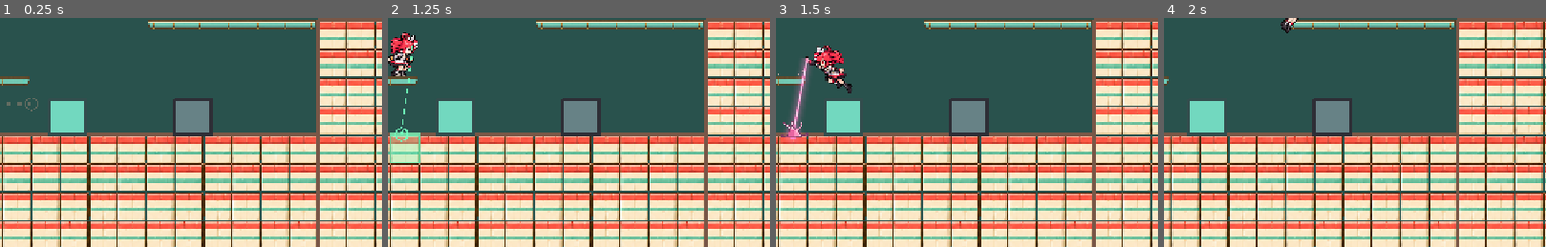
Above: before the commit, frames 1-4 (left to right).
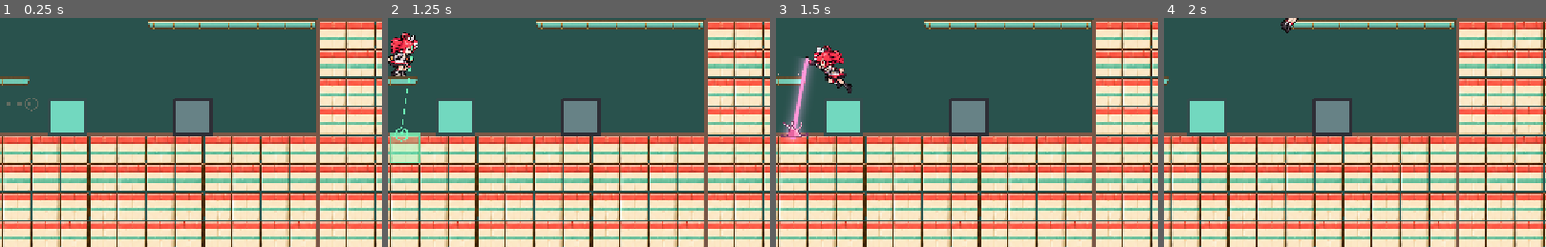
Above: after the commit, the same moments.

Repository: syun77/gd_bungee_gum
Game: Godot game, scene res://scenes/game.tscn
Two runs of this game, one before a commit and one after it. Both use one fixed random seed, a clock stepped at 60 frames per second and the inputs below.
Inputs (mouse positions are % of the whole screen's width and height, from its top left):
- Up to frame 1 (0.25 s): no input
- Up to frame 2 (1.25 s): tap X (gum_action) at 0.5 s; move the mouse to (72, 45) at 0.52 s; hold D (move_right) from 0.53 s (still down); hold Down (aim_down) from 0.53 s (still down); click (72, 45) at 0.67 s; tap Z (jump) at 0.77 s
- Up to frame 3 (1.5 s): keep holding D (move_right); tap X (gum_action) at 1.25 s; move the mouse to (30, 55) at 1.27 s; release Down (aim_down) at 1.28 s; tap Left (aim_left) at 1.35 s
- Up to frame 4 (2 s): keep holding D (move_right); tap Z (jump) at 1.52 s
The pictures show only the part of the screen within x 33-83%, y 50-100%; the shares and areas given below are measured in that part.

Frames 1-2 are identical in both runs. In frame 3, 0.7% of the frame differs, in the area x 2-10%, y 17-55%; in frame 4, nothing differs.

Commit message:
バンジーガムの見た目を調整

Diff:
--- a/gd-bungee-gum/resources/game_settings.tres
+++ b/gd-bungee-gum/resources/game_settings.tres
@@ -5,7 +5,6 @@
 [resource]
 resource_name = "Game Settings"
 script = ExtResource("1")
-minimum_length = 4.0
-attachment_range = 160.0
-pinning_diagnostics = false
-gum_diagnostics = false
+gum_glow_radius = 18.0
+gum_glow_opacity = 0.18
+gum_core_brightness = 0.12
--- a/gd-bungee-gum/scripts/game_settings.gd
+++ b/gd-bungee-gum/scripts/game_settings.gd
@@ -35,9 +35,9 @@
 @export_range(0.0, 200.0) var stiffness := 35.0
 @export_range(0.0, 100.0) var damping := 9.0
 @export_range(1.0, 1000.0) var contraction_speed := 180.0
-@export_range(1.0, 900.0) var minimum_length := 36.0
+@export_range(1.0, 900.0) var minimum_length := 4.0
 ## Maximum straight-line firing distance (px), independent of connected path length.
-@export_range(1.0, 3000.0) var attachment_range := 240.0
+@export_range(1.0, 3000.0) var attachment_range := 160.0
 ## Maximum connected path length, including wrapping (px).
 @export_range(1.0, 3000.0) var maximum_length := 400.0
 @export_range(1.0, 10000.0) var maximum_tension := 2800.0
@@ -73,17 +73,17 @@
 @export_group("Gum Appearance")
 ## Relaxed manual-length mode, independent of tension.
 @export var gum_loosen_color := Color("#B8A6AD")
-@export var gum_slack_color := Color(1.0, 0.52, 0.8, 1.0)
-@export var gum_taut_color := Color(1.0, 0.2, 0.28, 1.0)
-@export_range(1.0, 10.0) var gum_line_width := 2.0
+@export var gum_slack_color := Color("#FF8DD6")
+@export var gum_taut_color := Color("#FF62BD")
+@export_range(1.0, 10.0) var gum_line_width := 4.0
 ## Additional width at maximum tension (px).
 @export_range(0.0, 10.0) var gum_tension_width := 4.0
 
-## Soft halo radius beyond the gum edge (px); zero disables the halo.
-@export_range(0.0, 24.0) var gum_glow_radius := 8.0
-@export_range(0.0, 1.0) var gum_glow_opacity := 0.12
+## Additive bloom halo radius beyond the gum edge (px); zero disables the halo.
+@export_range(0.0, 24.0) var gum_glow_radius := 18.0
+@export_range(0.0, 1.0) var gum_glow_opacity := 0.18
 ## White mixed into the narrow luminous core; zero keeps the base color.
-@export_range(0.0, 1.0) var gum_core_brightness := 0.65
+@export_range(0.0, 1.0) var gum_core_brightness := 0.12
 
 @export_group("Camera Zoom")
 ## Camera2D scale: larger values show a closer view.
@@ -101,9 +101,9 @@
 
 @export_group("Diagnostics")
 ## Log rigid contacts or stalled penetration, movement, nearby bodies and gum force.
-@export var pinning_diagnostics := true
+@export var pinning_diagnostics := false
 ## Log gum releases with endpoint physics, obstruction details and eight preceding steps.
-@export var gum_diagnostics := true
+@export var gum_diagnostics := false
 ## Log contact kick-off requests, rejection reasons and rearming.
 @export var jump_diagnostics := true
 ## Log unexpected vertical control velocity and subsequent floor transitions.
--- a/gd-bungee-gum/scripts/gum_connection.gd
+++ b/gd-bungee-gum/scripts/gum_connection.gd
@@ -35,6 +35,35 @@
 var mode := Mode.NONE
 var diagnostic_history: Array[Dictionary] = []
 var diagnostic_obstruction: Dictionary = {}
+var glow_canvas: Node2D
+
+func _ready() -> void:
+	glow_canvas = Node2D.new()
+	glow_canvas.name = "GumBloom"
+	glow_canvas.show_behind_parent = true
+	var additive := CanvasItemMaterial.new()
+	additive.blend_mode = CanvasItemMaterial.BLEND_MODE_ADD
+	glow_canvas.material = additive
+	glow_canvas.draw.connect(_draw_glow)
+	add_child(glow_canvas)
+
+func _draw_glow() -> void:
+	if not is_instance_valid(player) or state == State.READY:
+		return
+	if settings.gum_glow_radius <= 0.0 or settings.gum_glow_opacity <= 0.0:
+		return
+	var ratio := tension / settings.maximum_tension
+	var color := _gum_color(ratio)
+	var points := _display_points()
+	var width := settings.gum_line_width + ratio * settings.gum_tension_width
+	# Gaussian falloff keeps the bright inner halo soft at its outer edge.
+	for layer in range(24, 0, -1):
+		var fraction := float(layer) / 24.0
+		var halo := Color(color, color.a * settings.gum_glow_opacity * exp(-4.5 * fraction * fraction) / 6.0)
+		_draw_gum_shape(glow_canvas, points, halo, width, settings.gum_glow_radius * fraction)
+
+func _gum_color(ratio: float) -> Color:
+	return settings.gum_loosen_color if mode == Mode.LOOSEN else settings.gum_slack_color.lerp(settings.gum_taut_color, ratio)
 
 func origin() -> Vector2:
 	return player.global_position + Vector2(0, -34)
@@ -357,6 +386,8 @@
 	queue_redraw()
 
 func _draw() -> void:
+	if is_instance_valid(glow_canvas):
+		glow_canvas.queue_redraw()
 	if not is_instance_valid(player):
 		return
 	if state == State.READY:
@@ -377,27 +408,19 @@
 		draw_arc(aim, settings.aim_reticle_radius, 0, TAU, 20, aim_color, settings.aim_reticle_width)
 		return
 	var ratio := tension / settings.maximum_tension
-	var color := settings.gum_slack_color.lerp(settings.gum_taut_color, ratio)
-	if mode == Mode.LOOSEN:
-		color = settings.gum_loosen_color
+	var color := _gum_color(ratio)
 	var points := _display_points()
 	var width := settings.gum_line_width + ratio * settings.gum_tension_width
-	# Wide translucent layers soften the silhouette without screen-wide bloom.
-	if settings.gum_glow_radius > 0.0 and settings.gum_glow_opacity > 0.0:
-		for layer in range(4, 0, -1):
-			var spread := settings.gum_glow_radius * layer / 4.0
-			var halo := Color(color, color.a * settings.gum_glow_opacity * (5.0 - layer) / 4.0)
-			_draw_gum_shape(points, halo, width, spread)
-	_draw_gum_shape(points, color, width, 0.0)
+	_draw_gum_shape(self, points, color, width, 0.0)
 	var core := color.lerp(Color(1.0, 1.0, 1.0, color.a), settings.gum_core_brightness)
-	_draw_gum_shape(points, core, maxf(1.0, width * 0.35), 0.0, 0.4)
-
-func _draw_gum_shape(points: PackedVector2Array, color: Color, width: float, spread: float, marker_scale: float = 1.0) -> void:
+	_draw_gum_shape(self, points, core, maxf(1.0, width * 0.75), 0.0, 0.4)
+
+func _draw_gum_shape(canvas: Node2D, points: PackedVector2Array, color: Color, width: float, spread: float, marker_scale: float = 1.0) -> void:
 	if points.size() > 1:
-		draw_polyline(points, color, width + spread * 2.0, true)
+		canvas.draw_polyline(points, color, width + spread * 2.0, true)
 	for pivot in path.pivots:
-		draw_circle(to_local(pivot.position), 3.0 * marker_scale + spread, color, true, -1.0, true)
-	draw_circle(to_local(endpoint()), 5.0 * marker_scale + spread, color, true, -1.0, true)
+		canvas.draw_circle(to_local(pivot.position), 3.0 * marker_scale + spread, color, true, -1.0, true)
+	canvas.draw_circle(to_local(endpoint()), 5.0 * marker_scale + spread, color, true, -1.0, true)
 
 func _world_display_points() -> PackedVector2Array:
 	var points := _display_points()
--- a/gd-bungee-gum/tools/verify_gum.gd
+++ b/gd-bungee-gum/tools/verify_gum.gd
@@ -47,6 +47,7 @@
 	gum = load("res://scripts/gum_connection.gd").new()
 	gum.settings = load("res://resources/game_settings.tres").duplicate()
 	gum.settings.gum_shot_speed = 2400.0
+	gum.settings.attachment_range = 240.0
 	gum.player = player
 	world.add_child(gum)
 	var wall := body_at(Vector2(220, -34))
Not shown, changed: AGENTS.md
Not shown, changed: WORKLOG.md
Not shown, changed: specs/game-settings.md
